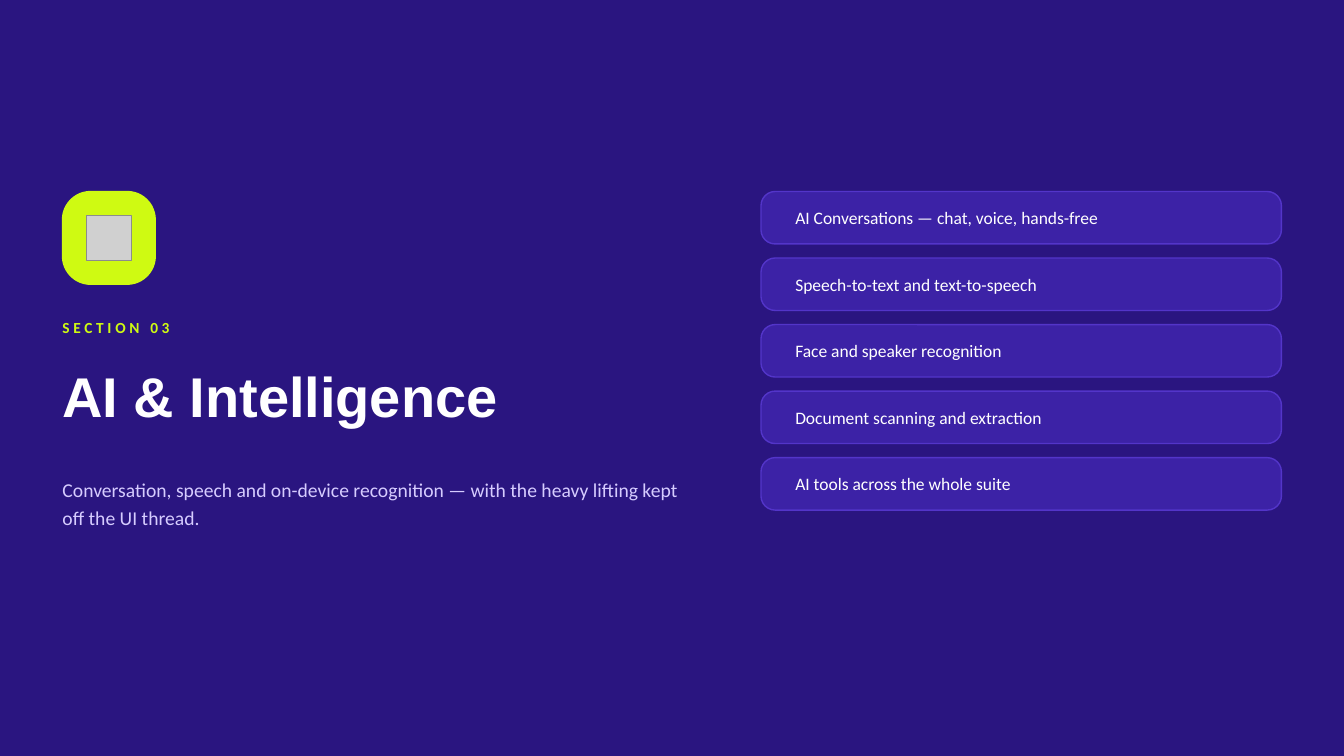
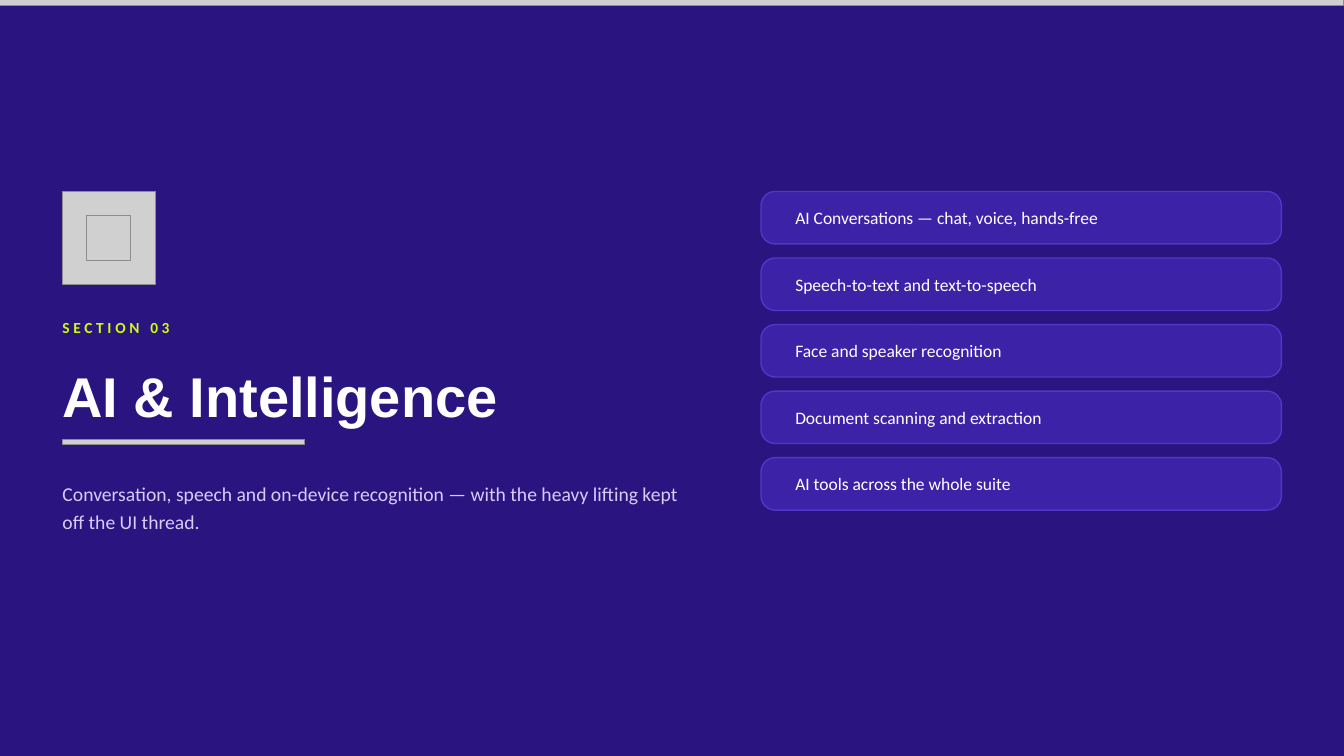
Before and after one commit to shinyorg/documentation, a slide deck: slide 12 of presentations/Shiny.NET-Overview.pptx. Drawn at 1344x756 pixels with LibreOffice and Linux fonts; fonts in the diff are those of the drawing; grey boxes stand for pictures. Boxes give left, top, right and bottom in pixels: in the first picture for what was removed or moved away, otherwise in the second. Text is boxed around its words. In the diff, an @@ line names an element or a change of style, - is before the commit and + after.

```diff
--- a/presentations/Shiny.NET-Overview.pptx
+++ b/presentations/Shiny.NET-Overview.pptx
@@ picture added at [0,0,1344,6] @@
@@ rounded rectangle removed at [63,192,155,284] @@
@@ picture added at [63,192,155,284] @@
@@ picture added at [63,440,304,445] @@
@@ text "Conversation, speech and on-device recognition ...": place and size @@
-text "Conversation, speech and on-device recognition ..." at [62,483,677,525]
+text "Conversation, speech and on-device recognition ..." at [62,487,677,529]
```
Also in this commit, not shown: 26 other slides changed, 4 slides added, 4 other files.
